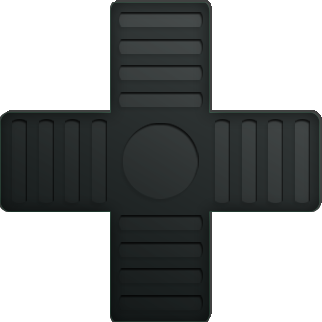
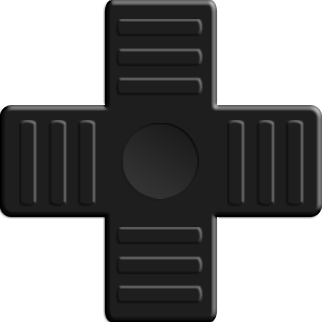
Revision of a layered w=322, h=322 image; what changed, layer by layer:
added layer "Layer 5" above "Layer 8" over [123, 123, 199, 199]
added layer "Layer 8" above "Layer 6" over [117, 228, 201, 302]
added layer "Layer 6" above "Layer 7" over [228, 121, 302, 205]
added layer "Layer 7" above "Layer 4" over [117, 20, 201, 94]
painted on "Layer 4" over [12, 12, 310, 310]
painted on "Layer 1 copy" over [0, 1, 321, 322]
removed layer "Layer 1 copy 2" over [2, 0, 322, 320]
